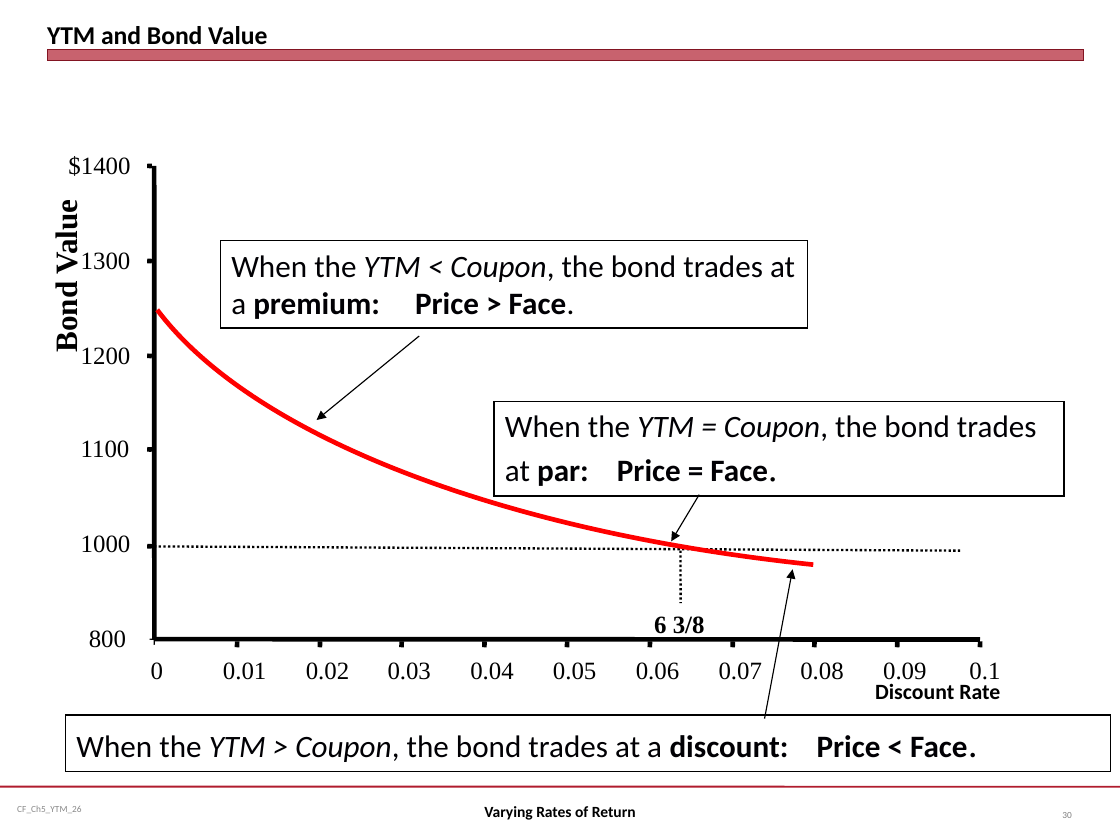
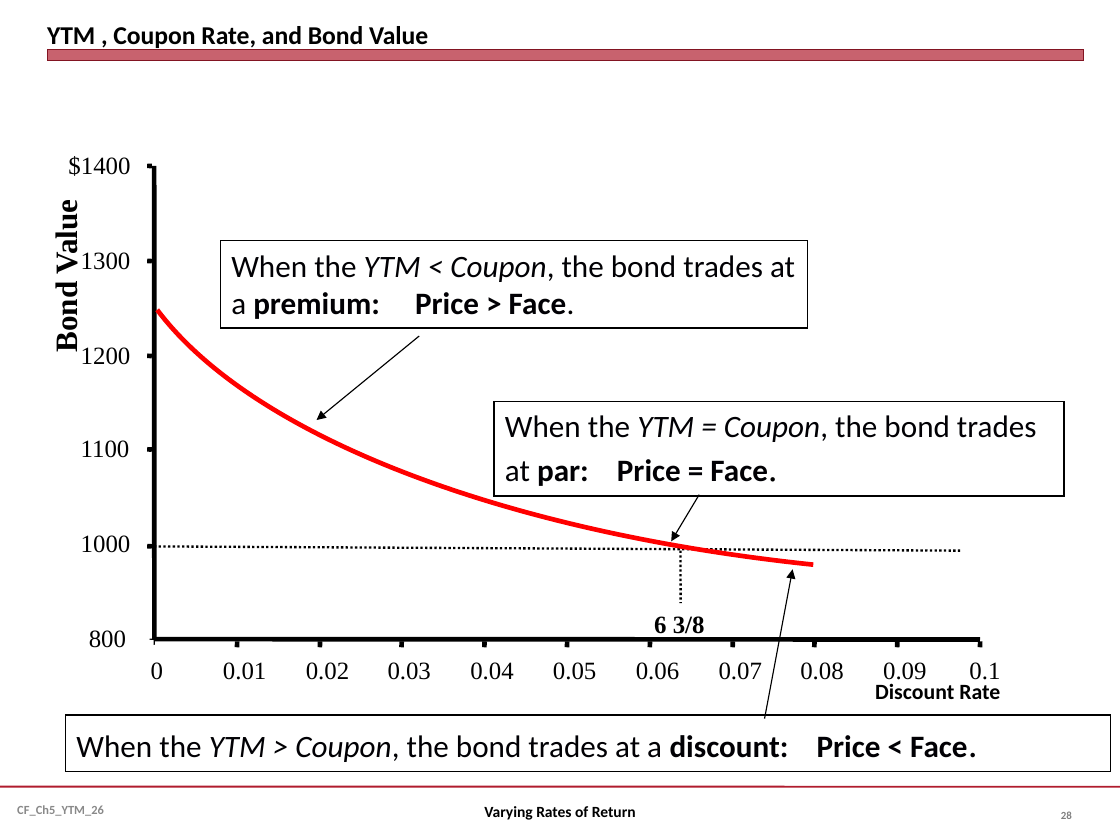
Before and after one commit to jmc877/Corporate-Finance, a slide deck: slide 28 of slides/CF_Ch5_YTM_26.pptx (slide 30 before the commit). Drawn at 1120x840 pixels with LibreOffice and Linux fonts; fonts in the diff are those of the drawing. Boxes give left, top, right and bottom in pixels: in the first picture for what was removed or moved away, otherwise in the second. Text is boxed around its words. In the diff, an @@ line names an element or a change of style, - is before the commit and + after.

```diff
--- a/slides/CF_Ch5_YTM_26.pptx
+++ b/slides/CF_Ch5_YTM_26.pptx
@@ title at bbox=[47, 26, 428, 50]: text changed @@
-YTM and Bond Value
+YTM , Coupon Rate, and Bond Value
@@ text "CF_Ch5_YTM_26" at bbox=[17, 805, 104, 816]: size 6 to 8 pt, bold on @@
@@ page number at bbox=[1061, 811, 1072, 819]: text changed; size 6 to 7 pt; bold on @@
-30
+28
```
Also in this commit, not shown: 40 other slides changed, 2 slides added, 4 slides removed, 4 other files.
